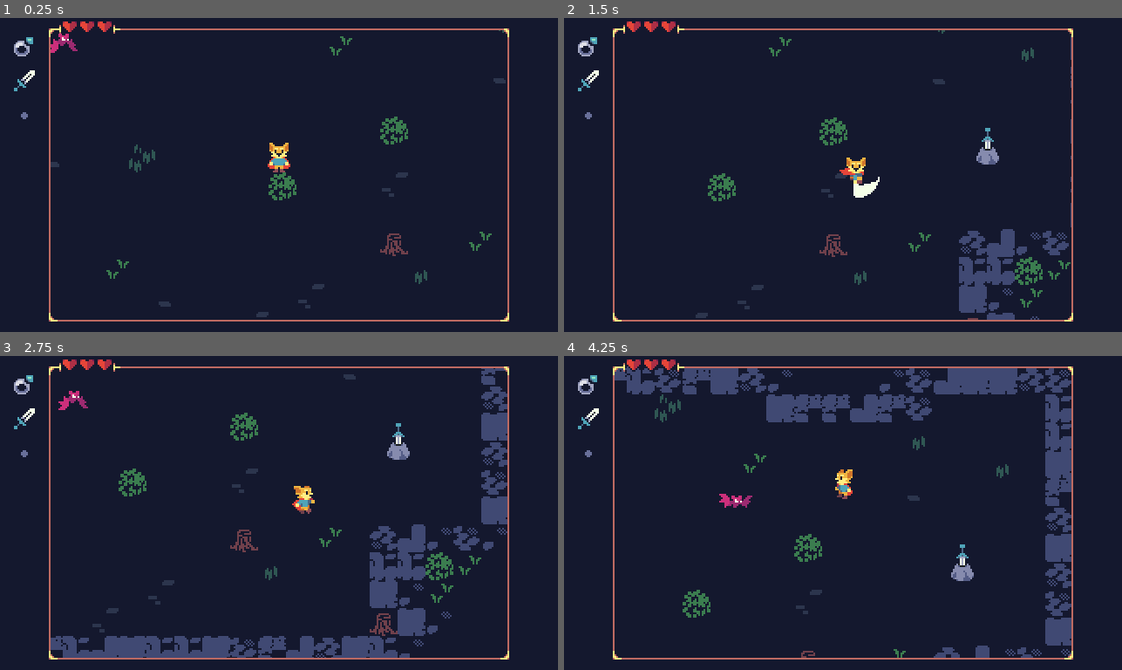
Above: before the commit, frames 1-4 (two rows, left to right).
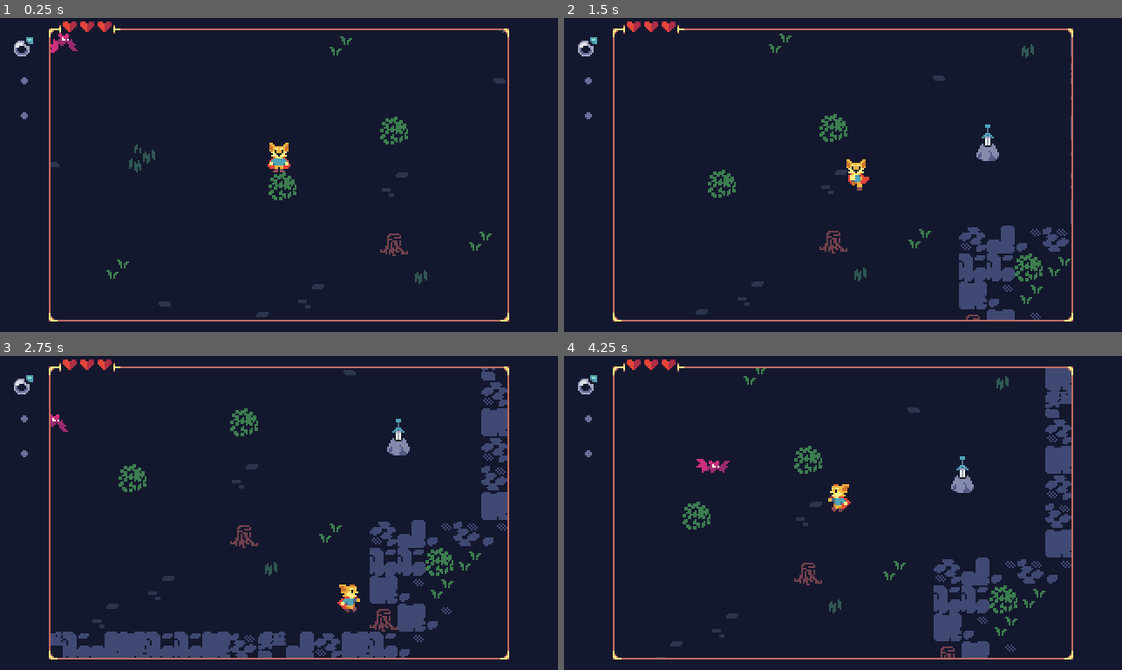
Above: after the commit, the same moments.

Repository: uheartbeast/retro-action-rpg
Game: Godot game, scene res://world.tscn
Two runs of this game, one before a commit and one after it. Both use one fixed random seed, a clock stepped at 60 frames per second and the inputs below.
Inputs (mouse positions are in pixels of both pictures, inside the frame that each line leads up to):
- Up to frame 1 (0.25 s): no input
- Up to frame 2 (1.5 s): move the mouse to (965, 159) at 0.52 s; hold Right (move_right) 0.53-1.28 s; hold X (roll) 0.53-1.28 s; click (965, 159) at 0.67 s; tap C (weapon) at 0.8, 1.35 s; move the mouse to (731, 190) at 1.27 s; hold Down (move_down) from 1.28 s (still down)
- Up to frame 3 (2.75 s): tap X (roll) at 1.55 s; move the mouse to (334, 443) at 2.02 s; release Down (move_down) at 2.03 s; hold Right (move_right) from 2.03 s (still down); hold Z (misc) from 2.03 s (still down); tap C (weapon) at 2.3 s
- Up to frame 4 (4.25 s): move the mouse to (815, 575) at 2.77 s; release Right (move_right) at 2.78 s; release Z (misc) at 2.78 s; hold Up (move_up) 2.78-3.53 s; tap X (roll) at 2.85 s; click (815, 575) at 2.92 s; move the mouse to (1010, 560) at 3.52 s; hold Left (move_left) from 3.53 s (still down); hold C (weapon) from 3.53 s (still down)

The runs differ from the first frame. In frame 1, less than 0.1% of the frame differs, in the area x 2-7%, y 16-24%; in frame 2, 3.2%; in frame 3, 6.5%; in frame 4, 12%, in the area x 2-91%, y 3-97%.

Commit message:
101 - Implementing the Interaction Detector

Diff:
--- a/hero/hero.gd
+++ b/hero/hero.gd
@@ -68,7 +68,6 @@
 	Events.request_new_action_two.connect(make_new_action_callable(move_state.request_weapon))
 	Events.request_new_action_three.connect(make_new_action_callable(move_state.request_misc))
 	set_action_from_item(load("res://items/roll_ring_item.tres"), Events.request_new_action_one)
-	set_action_from_item(load("res://items/sword_item.tres"), Events.request_new_action_two)
 
 func _physics_process(delta: float) -> void:
 	fsm.state.physics_process(delta)
--- a/hero/hero.tscn
+++ b/hero/hero.tscn
@@ -6,6 +6,7 @@
 [ext_resource type="Resource" uid="uid://b8rcwlo72naue" path="res://hero/roll_hero_movement_stats.tres" id="3_pwfgj"]
 [ext_resource type="Script" path="res://damage_boxes/hurtbox.gd" id="5_yy3pp"]
 [ext_resource type="Script" path="res://damage_boxes/hitbox.gd" id="6_qgw05"]
+[ext_resource type="Script" path="res://hero/interaction_detector.gd" id="7_263ev"]
 
 [sub_resource type="Animation" id="Animation_xplbb"]
 length = 0.001
@@ -344,6 +345,7 @@
 position = Vector2(0, -3.5)
 collision_layer = 0
 collision_mask = 32
+script = ExtResource("7_263ev")
 metadata/_edit_group_ = true
 
 [node name="CollisionShape2D" type="CollisionShape2D" parent="InteractionDetector"]
--- /dev/null
+++ b/hero/interaction_detector.gd
@@ -0,0 +1,10 @@
+class_name InteractionDetector
+extends Area2D
+
+func trigger_interaction() -> void:
+	var interactioins = get_overlapping_areas()
+	for interaction: Interaction in interactioins:
+		interaction.run()
+
+func can_interact() -> bool:
+	return (not get_overlapping_areas().is_empty())
--- a/hero_states/hero_move_state.gd
+++ b/hero_states/hero_move_state.gd
@@ -23,6 +23,11 @@
 		CharacterMover.decelerate(hero, hero.movement_stats, delta)
 	CharacterMover.move(hero)
 
+	if Input.is_action_just_pressed("roll") or Input.is_action_just_pressed("weapon"):
+		if hero.interaction_detector.can_interact() and input_vector == Vector2.ZERO:
+			hero.interaction_detector.trigger_interaction()
+			return
+
 	if Input.is_action_just_pressed("roll"):
 		request_roll.emit()
 	if Input.is_action_just_pressed("weapon"):
--- a/world_systems/reference_stash.gd
+++ b/world_systems/reference_stash.gd
@@ -6,6 +6,5 @@
 	.set_size(16)
 	.add_item(load("res://items/apple_item.tres"), 5)
 	.add_item(load("res://items/apple_item.tres"), 5)
-	.add_item(load("res://items/sword_item.tres"))
 	.add_item(load("res://items/roll_ring_item.tres"), 3)
 )
Not shown: 1 places in hero/hero.tscn that only renumber resources
